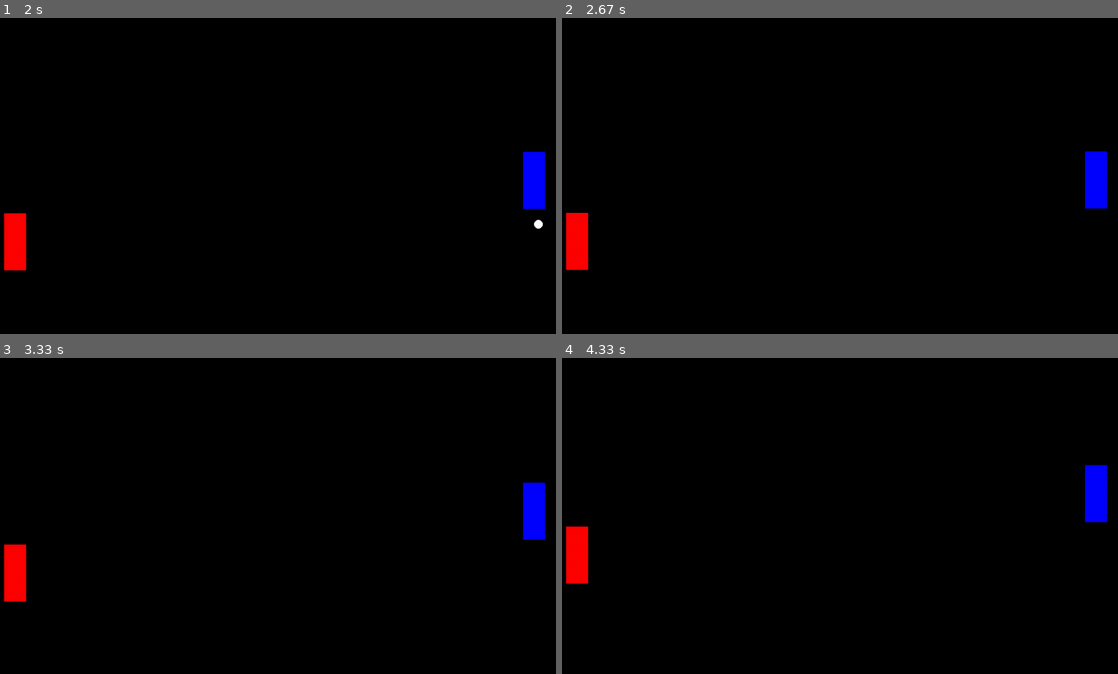
Above: before the commit, frames 1-4 (two rows, left to right).
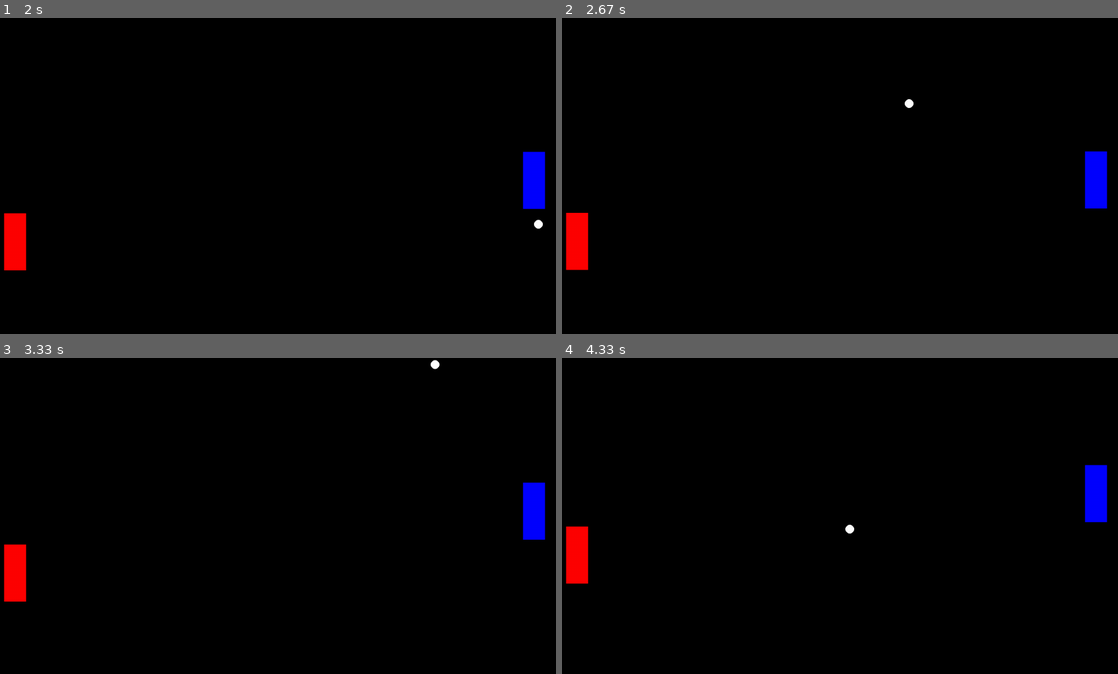
Above: after the commit, the same moments.

Repository: lambo-n/thecoderschool-pygames
Game: pygame game, started from pong.py
Two runs of this game, one before a commit and one after it. Both use one fixed random seed, a clock stepped at 60 frames per second and the inputs below.
Inputs:
- Up to frame 1 (2 s): hold Up 0.33-0.8 s; hold Down 0.83-1.13 s; hold S 0.83-1.13 s; hold Up 1.17-1.53 s; hold W 1.17-1.53 s; hold Down 1.57-1.93 s; hold S 1.57-1.93 s; hold Up from 1.97 s (still down); hold W from 1.97 s (still down)
- Up to frame 2 (2.67 s): release Up at 2.27 s; release W at 2.27 s; hold Down 2.3-2.6 s; hold S 2.3-2.6 s; hold Up from 2.63 s (still down); hold W from 2.63 s (still down)
- Up to frame 3 (3.33 s): release Up at 3 s; release W at 3 s; hold Down from 3.03 s (still down); hold S from 3.03 s (still down)
- Up to frame 4 (4.33 s): release Down at 3.4 s; release S at 3.4 s; hold Up 3.43-3.73 s; hold W 3.43-3.73 s; hold Down 3.77-4.07 s; hold S 3.77-4.07 s; hold Up from 4.1 s (still down); hold W from 4.1 s (still down)

Frame 1 is identical in both runs. In frame 2, less than 0.1% of the frame differs, in the area x 61-64%, y 25-29%; in frame 3, less than 0.1%; in frame 4, less than 0.1%, in the area x 50-53%, y 52-56%.

Commit message:
fix ball

Diff:
--- a/pong.py
+++ b/pong.py
@@ -35,6 +35,11 @@
     # wall bounce
     if ball.top < 0 or ball.bottom > screen.get_height():
         ballSpeedY *= -1
+
+    if ball.left < 0 or ball.right > screen.get_width():
+        ball_pos = pygame.Vector2(screen.get_width() / 2, screen.get_height() / 2)
+
+
 
     # paddle collisions
     if ball.colliderect(player1):
